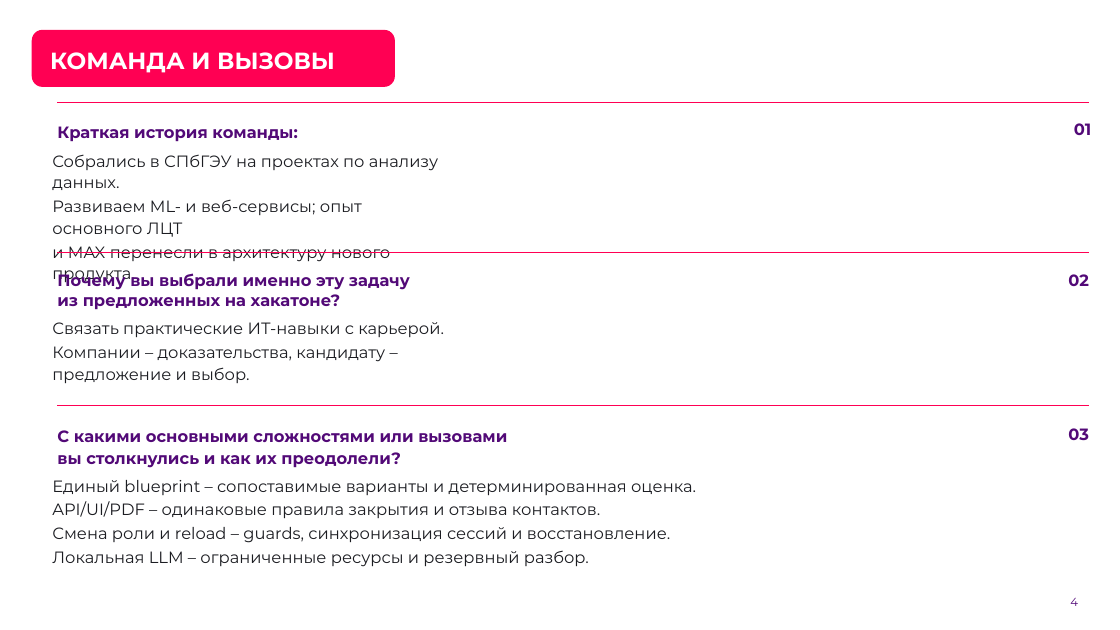
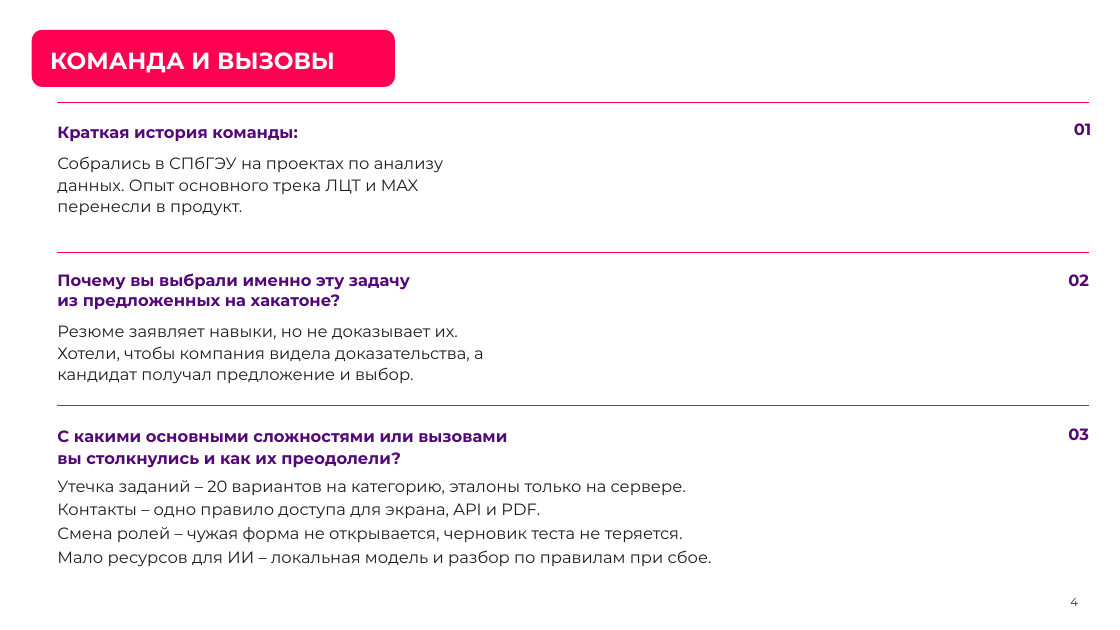
Before and after one commit to Valery766/kodmatch-lct-2026, a slide deck: slide 4 of presentation/КОД.МЭТЧ_unecon.tech_ЛЦТ_ФСП_2026.pptx. Drawn at 1120x630 pixels with LibreOffice and Linux fonts; fonts in the diff are those of the drawing; background and template pictures are left out. Boxes give left, top, right and bottom in pixels: in the first picture for what was removed or moved away, otherwise in the second. Text is boxed around its words. In the diff, an @@ line names an element or a change of style, - is before the commit and + after.

```diff
--- a/presentation/КОД.МЭТЧ_unecon.tech_ЛЦТ_ФСП_2026.pptx
+++ b/presentation/КОД.МЭТЧ_unecon.tech_ЛЦТ_ФСП_2026.pptx
@@ text at bbox=[57, 156, 443, 216]: text changed @@
-Собрались в СПбГЭУ на проектах по анализу данных.
-Развиваем ML- и веб-сервисы; опыт основного ЛЦТ
-и MAX перенесли в архитектуру нового продукта.
+Собрались в СПбГЭУ на проектах по анализу данных. Опыт основного трека ЛЦТ и MAX перенесли в продукт.
@@ text at bbox=[57, 325, 484, 384]: text changed @@
-Связать практические ИТ-навыки с карьерой.
-Компании – доказательства, кандидату – предложение и выбор.
+Резюме заявляет навыки, но не доказывает их. Хотели, чтобы компания видела доказательства, а кандидат получал предложение и выбор.
@@ text at bbox=[57, 480, 712, 567]: text changed @@
-Единый blueprint – сопоставимые варианты и детерминированная оценка.
-API/UI/PDF – одинаковые правила закрытия и отзыва контактов.
-Смена роли и reload – guards, синхронизация сессий и восстановление.
-Локальная LLM – ограниченные ресурсы и резервный разбор.
+Утечка заданий – 20 вариантов на категорию, эталоны только на сервере.
+Контакты – одно правило доступа для экрана, API и PDF.
+Смена ролей – чужая форма не открывается, черновик теста не теряется.
+Мало ресурсов для ИИ – локальная модель и разбор по правилам при сбое.
```
Also in this commit, not shown: 14 other slides changed, 52 other files.
